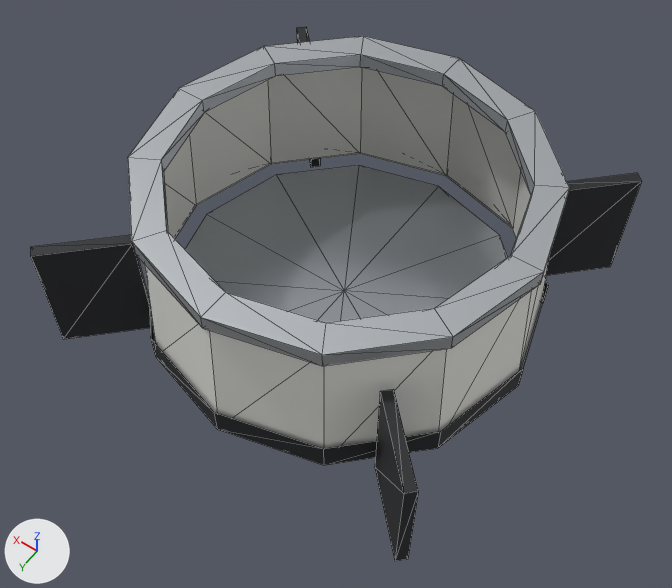
One commit to the glTF model assets/models/parts/structures/booster-thrust-section.glb: the scene before it, then after it.
Camera for both pictures: a 50 mm camera at (-0.896, 1.294, 2.048) aimed at (-0.037, 0.092, 0.16). Lighting does not change. The marker at lower left points along +X, +Y and +Z. The first picture is the older version. Mesh edges are drawn as thin lines. Where no turn or scale is listed for an object, it has been applied to the vertices. Vertices at exactly the same position are counted once.

In view in the first picture: 'BoosterThrustSection_Aluminum', 'BoosterThrustSection_Hull', 'BoosterThrustSection_HullBlack', 'BoosterThrustSection_Steel'.
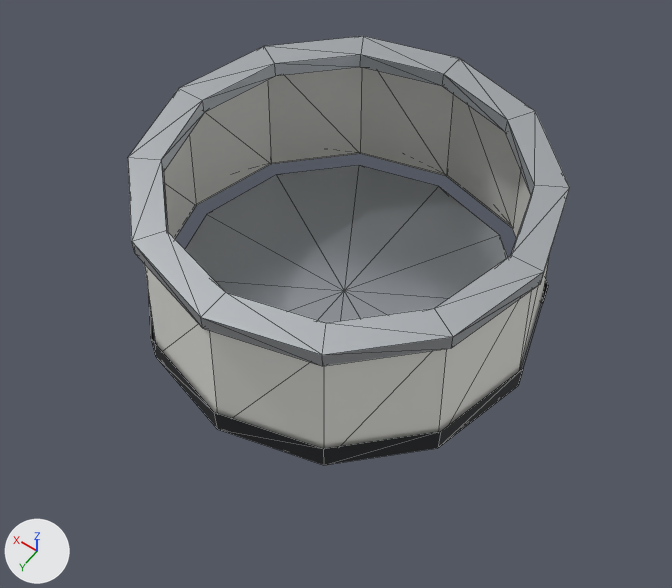
Patch to the scene script:
```diff
--- a/assets/models/parts/structures/booster-thrust-section.glb.py
+++ b/assets/models/parts/structures/booster-thrust-section.glb.py
@@ me_mesh_3 @@
 # used by ob_boosterthrustsection_hullblack; location = (0.0, 0.0, 0.0)
-me_mesh_3.from_pydata(...)  # 58 vertices, 72 faces; spans x -0.548..0.548, y -0.548..0.548, z 0.02..0.36
+me_mesh_3.from_pydata(...)  # 26 vertices, 24 faces; spans x -0.535..0.535, y -0.535..0.535, z 0.06..0.14
+# me_mesh_3 part 1: the loose piece of 8 vertices spanning x 0.357..0.548, y -0.548..-0.357, z 0.02..0.36 is deleted
+# me_mesh_3 part 2: the loose piece of 8 vertices spanning x -0.548..-0.357, y -0.548..-0.357, z 0.02..0.36 is deleted
+# me_mesh_3 part 3: the loose piece of 8 vertices spanning x 0.357..0.548, y 0.357..0.548, z 0.02..0.36 is deleted
+# me_mesh_3 part 4: the loose piece of 8 vertices spanning x -0.548..-0.357, y 0.357..0.548, z 0.02..0.36 is deleted
 me_mesh_3.materials.append(mat_hullblack)
```

What differs and where, as boxes (x1, y1, x2, y2) in the pictures (672 x 588 px):
'BoosterThrustSection_HullBlack', reshaped
    before: (31, 27, 641, 561)
    after: (148, 278, 548, 465)
part 1 of me_mesh_3, deleted
    before: (296, 27, 320, 167)
part 2 of me_mesh_3, deleted (black)
    before: (546, 173, 641, 275)
part 3 of me_mesh_3, deleted (black)
    before: (31, 235, 150, 339)
part 4 of me_mesh_3, deleted (black)
    before: (375, 389, 418, 561)
